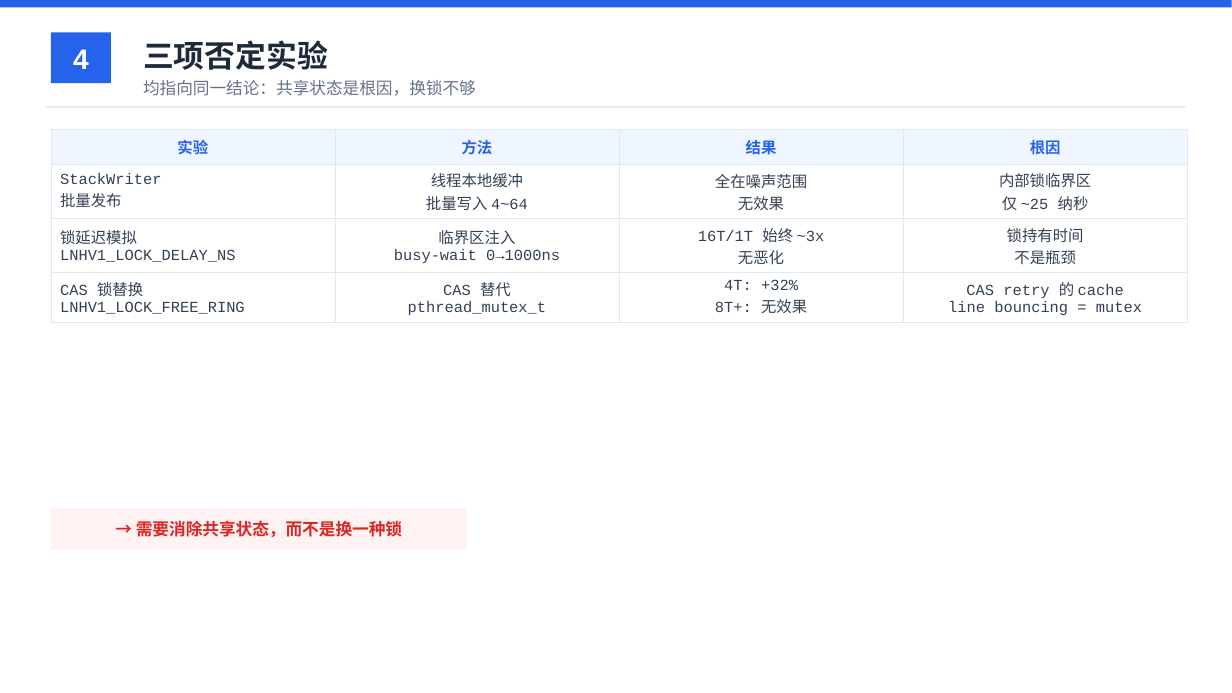
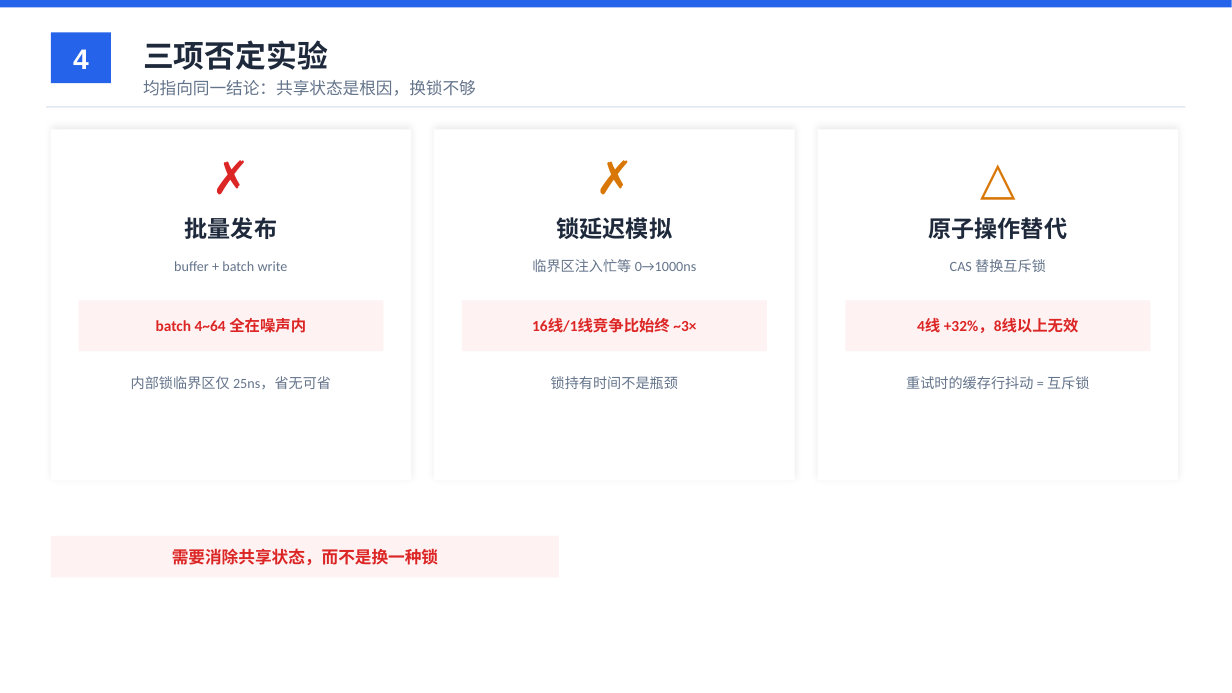
Before and after one commit to YiChiChen1106/Nativehook_linux_planb, a slide deck: slide 4 of presentation/native_hook_progress_2026-06-11.pptx. Drawn at 1232x693 pixels with LibreOffice and Linux fonts; fonts in the diff are those of the drawing. Boxes give left, top, right and bottom in pixels: in the first picture for what was removed or moved away, otherwise in the second. Text is boxed around its words. In the diff, an @@ line names an element or a change of style, - is before the commit and + after.

```diff
--- a/presentation/native_hook_progress_2026-06-11.pptx
+++ b/presentation/native_hook_progress_2026-06-11.pptx
@@ table removed at (51, 129, 1189, 319), 4 rows, 4 columns @@
-实验 | 方法 | 结果 | 根因
-StackWriter / 批量发布 | 线程本地缓冲 / 批量写入 4~64 | 全在噪声范围 / 无效果 | 内部锁临界区 / 仅 ~25 纳秒
-锁延迟模拟 / LNHV1_LOCK_DELAY_NS | 临界区注入 / busy-wait 0→1000ns | 16T/1T 始终 ~3x / 无恶化 | 锁持有时间 / 不是瓶颈
-CAS 锁替换 / LNHV1_LOCK_FREE_RING | CAS 替代 / pthread_mutex_t | 4T: +32% / 8T+: 无效果 | CAS retry 的 cache / line bouncing = mutex
@@ rectangle added at (51, 129, 411, 481), fill #FFFFFF @@
@@ text added at (51, 143, 411, 208), 36 pt, text #DC2626 @@
+✗
@@ rectangle added at (434, 129, 795, 481), fill #FFFFFF @@
@@ text added at (434, 143, 795, 208), 36 pt, text #D97706 @@
+✗
@@ rectangle added at (818, 129, 1178, 481), fill #FFFFFF @@
@@ text added at (818, 143, 1178, 208), 36 pt, text #D97706 @@
+△
@@ text added at (185, 217, 277, 239), 18 pt, text #1E293B, bold @@
+批量发布
@@ text added at (557, 217, 672, 239), 18 pt, text #1E293B, bold @@
+锁延迟模拟
@@ text added at (929, 217, 1068, 239), 18 pt, text #1E293B, bold @@
+原子操作替代
@@ text added at (174, 261, 288, 271), 11 pt, text #64748B @@
+buffer + batch write
@@ text added at (532, 259, 697, 272), 11 pt, text #64748B @@
+临界区注入忙等 0→1000ns
@@ text added at (950, 259, 1046, 272), 11 pt, text #64748B @@
+CAS 替换互斥锁
@@ rectangle added at (79, 300, 384, 351), fill #FEF2F2 @@
@@ text added at (156, 318, 306, 333), 12 pt, text #DC2626, bold @@
+batch 4~64 全在噪声内
@@ rectangle added at (462, 300, 767, 351), fill #FEF2F2 @@
@@ text added at (532, 318, 696, 333), 12 pt, text #DC2626, bold @@
+16线/1线竞争比始终 ~3×
@@ rectangle added at (846, 300, 1151, 351), fill #FEF2F2 @@
@@ text added at (917, 318, 1079, 333), 12 pt, text #DC2626, bold @@
+4线 +32%，8线以上无效
@@ text added at (131, 376, 331, 389), 11 pt, text #64748B @@
+内部锁临界区仅 25ns，省无可省
@@ text added at (551, 376, 678, 389), 11 pt, text #64748B @@
+锁持有时间不是瓶颈
@@ text added at (906, 376, 1089, 389), 11 pt, text #64748B @@
+重试时的缓存行抖动 = 互斥锁
@@ rectangle: place and size @@
-rectangle at (51, 508, 467, 550)
+rectangle at (51, 536, 559, 578)
@@ text at (172, 548, 438, 565): text changed @@
-→ 需要消除共享状态，而不是换一种锁
+需要消除共享状态，而不是换一种锁
```
Also in this commit, not shown: 3 other slides changed, 2 other files.
